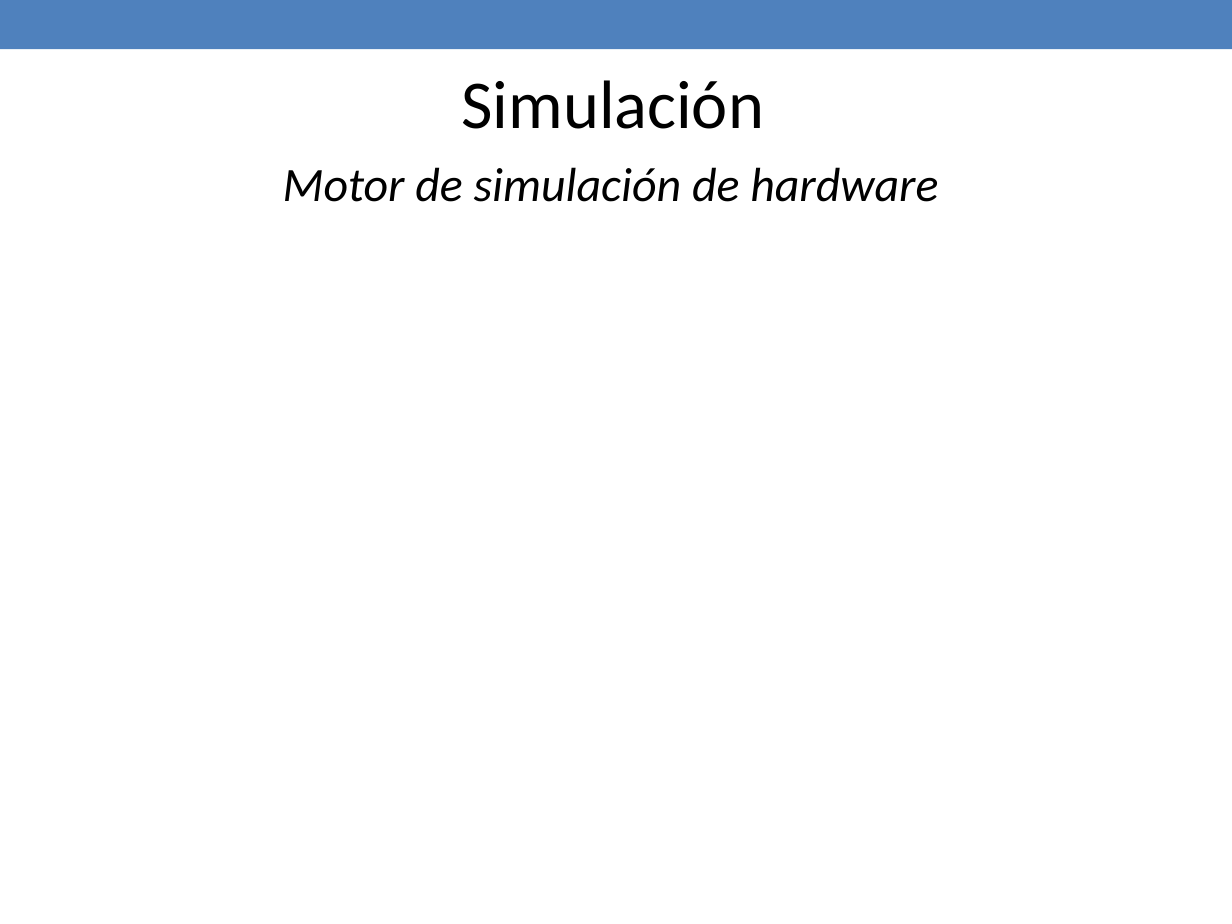
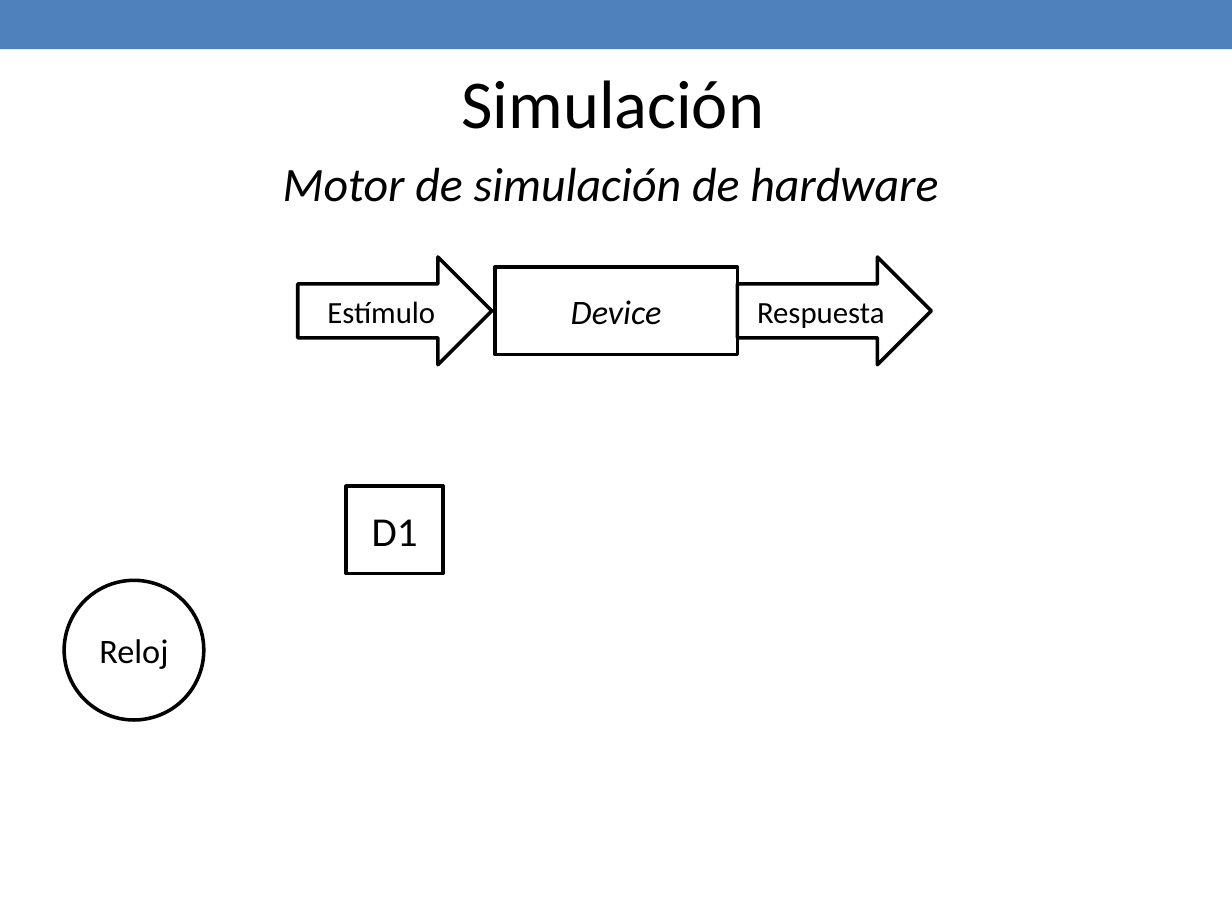
Before and after one commit to jaimecp89/qMIPS101, a slide deck: slide 23 of qMIPS/doc/Presentacion PFC.pptx. Drawn at 1232x924 pixels with LibreOffice and Linux fonts; fonts in the diff are those of the drawing. Boxes give left, top, right and bottom in pixels: in the first picture for what was removed or moved away, otherwise in the second. Text is boxed around its words. In the diff, an @@ line names an element or a change of style, - is before the commit and + after.

```diff
--- a/qMIPS/doc/Presentacion PFC.pptx
+++ b/qMIPS/doc/Presentacion PFC.pptx
@@ right arrow added at [298,257,492,365], outline #000000 2.08 pt, 18 pt, text #000000 @@
+Estímulo
@@ rectangle added at [495,267,738,355], outline #000000 2.08 pt, 20 pt, text #000000, italic @@
+Device
@@ right arrow added at [738,257,931,365], outline #000000 2.08 pt, 18 pt, text #000000 @@
+Respuesta
@@ rectangle added at [346,487,444,574], outline #000000 2.08 pt, 24 pt, text #000000 @@
+D1
@@ ellipse added at [64,580,203,719], outline #000000 2.08 pt, 20 pt, text #000000 @@
+Reloj
```
Also in this commit, not shown: 1 other slide changed, 1 other file.
